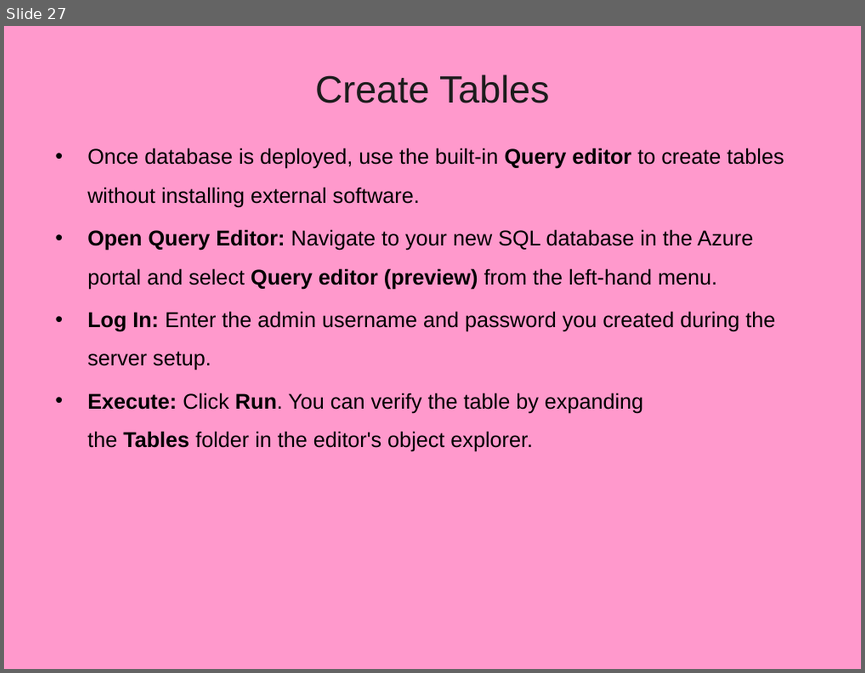
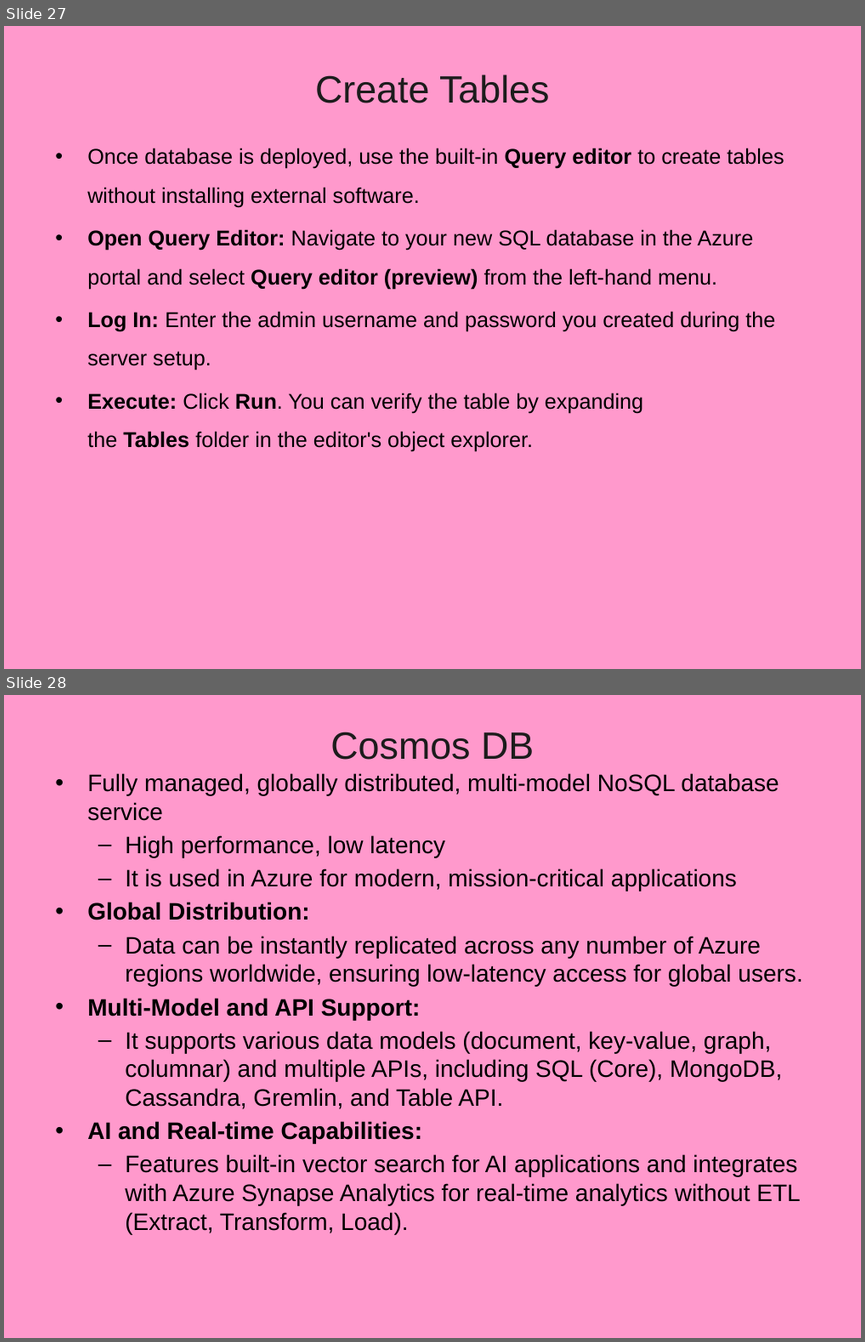
Before and after one commit to vatsanTraining/training_jan_2026, a slide deck: 18_Azure_sql.pptx. Shown one above the other, each under a label of ours: slide 27 before the commit, slides 27 and 28 after it. The pictures are 865x673 and 865x1342 pixels, drawn with LibreOffice and Linux fonts; fonts in the diff are those of the drawing; background and template pictures are left out. Boxes give left, top, right and bottom in pixels: in the first picture for what was removed or moved away, otherwise in the second. Text is boxed around its words. In the diff, an @@ line names an element or a change of style, - is before the commit and + after.

```diff
--- a/18_Azure_sql.pptx
+++ b/18_Azure_sql.pptx
@@ slide 28 added at bbox=[4, 695, 861, 1338], background picture (left out) @@
@@ title added at bbox=[330, 732, 534, 760], 32 pt, text #1C1C1C @@
+Cosmos DB
@@ text added at bbox=[87, 773, 802, 1234], 20 pt, text #000000 @@
+• Fully managed, globally distributed, multi-model NoSQL database service
+  – High performance, low latency
+  – It is used in Azure for modern, mission-critical applications
+• Global Distribution:
+  – Data can be instantly replicated across any number of Azure regions worldwide, ensuring low-latency access for global users.
+• Multi-Model and API Support:
+  – It supports various data models (document, key-value, graph, columnar) and multiple APIs, including SQL (Core), MongoDB, Cassandra, Gremlin, and Table API.
+• AI and Real-time Capabilities:
+  – Features built-in vector search for AI applications and integrates with Azure Synapse Analytics for real-time analytics without ETL (Extract, Transform, Load).
```
Also in this commit, not shown: 6 other slides added, 1 other file.
